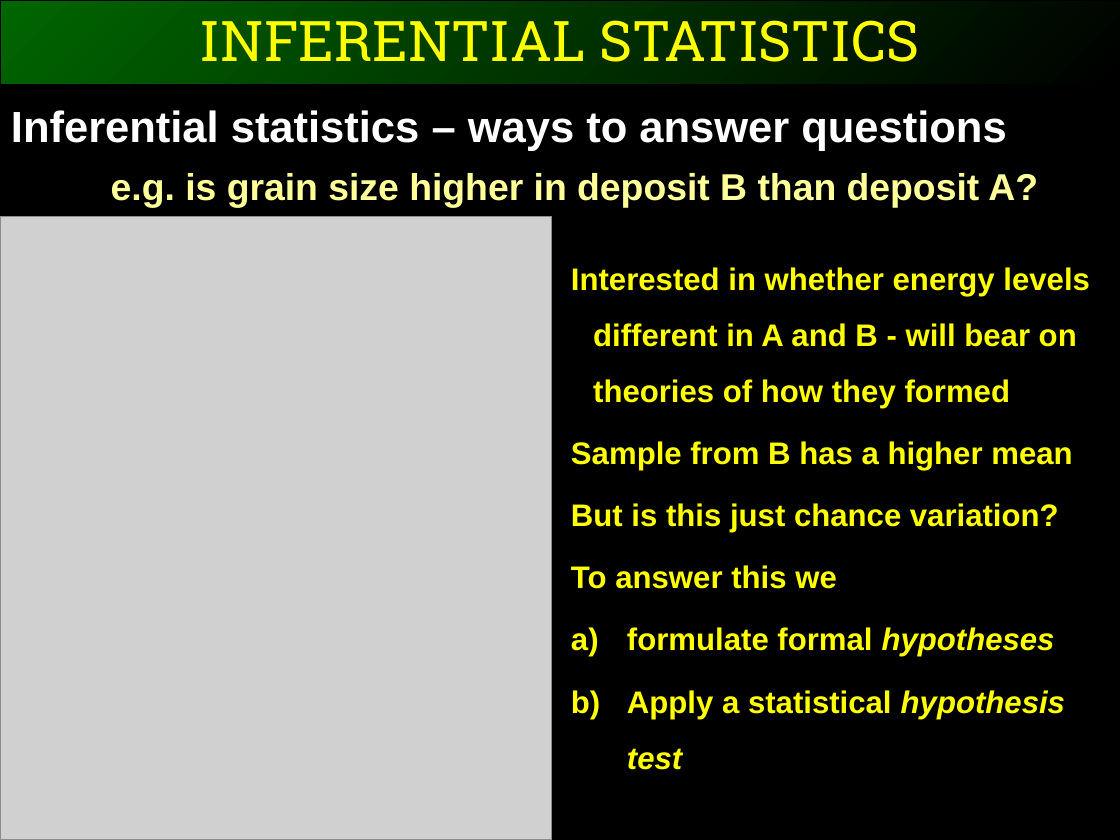
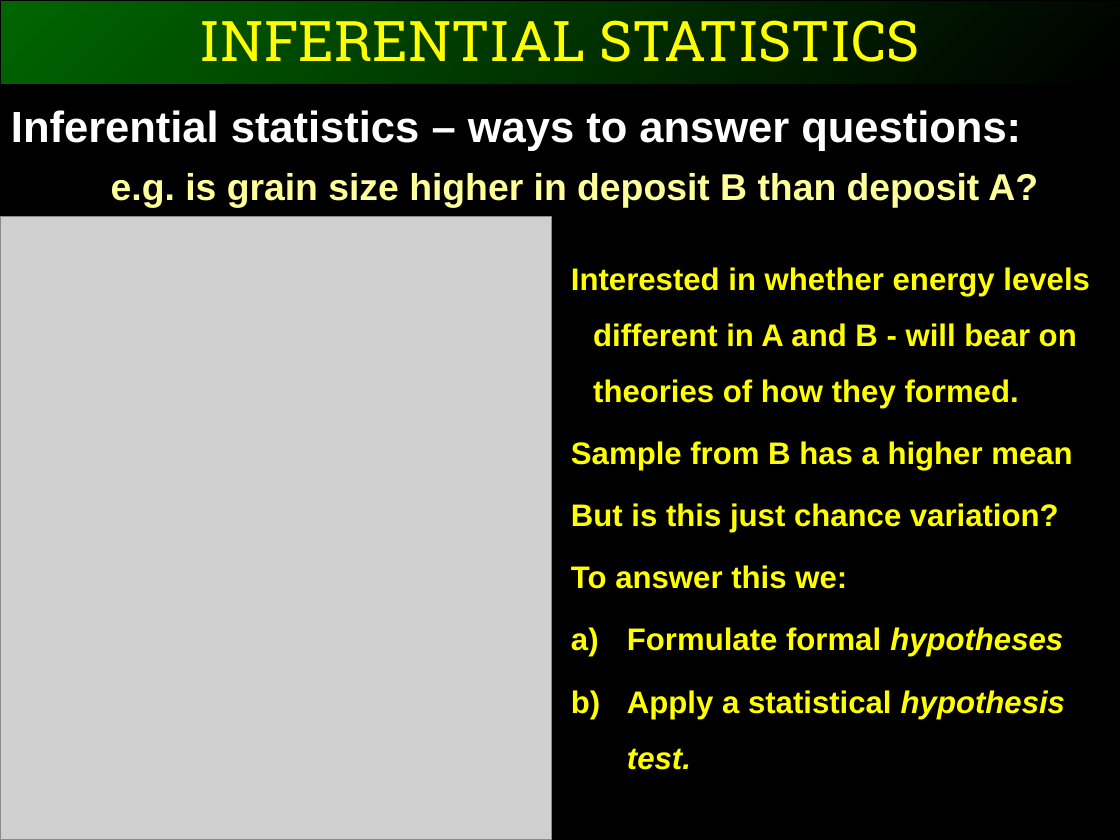
Before and after one commit to ggorman/Introduction-to-stats-for-geoscientists, a slide deck: slide 2 of slides/CSFG7.pptx. Drawn at 1120x840 pixels with LibreOffice and Linux fonts; fonts in the diff are those of the drawing; grey boxes stand for pictures. Boxes give left, top, right and bottom in pixels: in the first picture for what was removed or moved away, otherwise in the second. Text is boxed around its words. In the diff, an @@ line names an element or a change of style, - is before the commit and + after.

```diff
--- a/slides/CSFG7.pptx
+++ b/slides/CSFG7.pptx
@@ text at bbox=[11, 110, 1021, 151]: text changed @@
-Inferential statistics – ways to answer questions
+Inferential statistics – ways to answer questions:
@@ text at bbox=[571, 267, 1090, 408]: text changed @@
-Interested in whether energy levels different in A and B - will bear on theories of how they formed
+Interested in whether energy levels different in A and B - will bear on theories of how they formed.
@@ text at bbox=[571, 565, 1065, 770]: text changed @@
-To answer this we
-a) formulate formal hypotheses
-b) Apply a statistical hypothesis test
+To answer this we:
+a) Formulate formal hypotheses
+b) Apply a statistical hypothesis test.
```
Also in this commit, not shown: 9 other slides changed, 1 other file.
